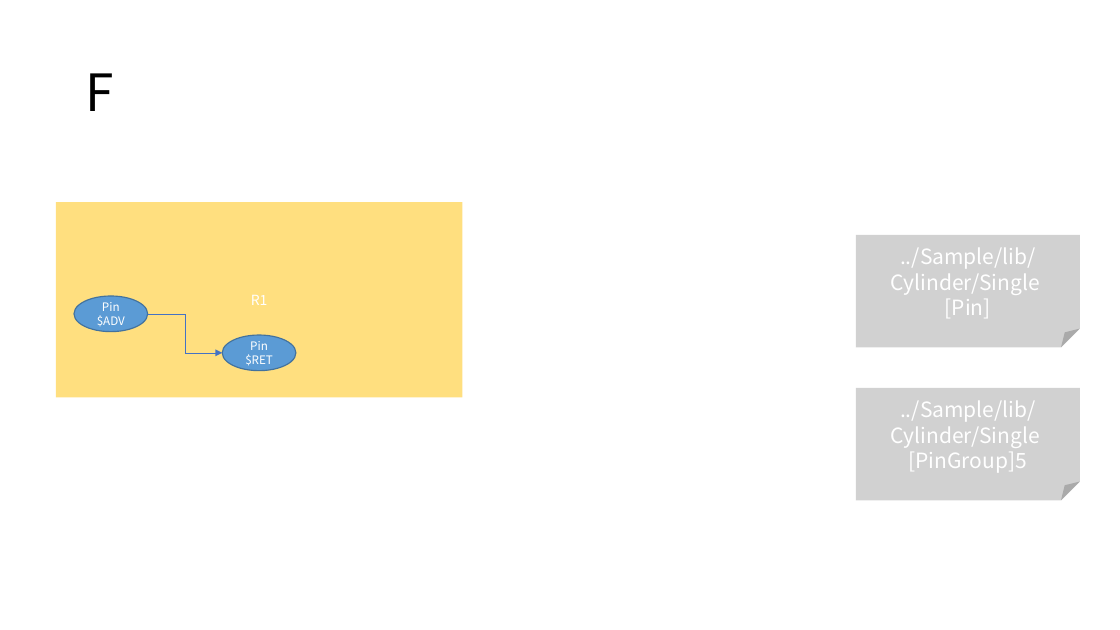
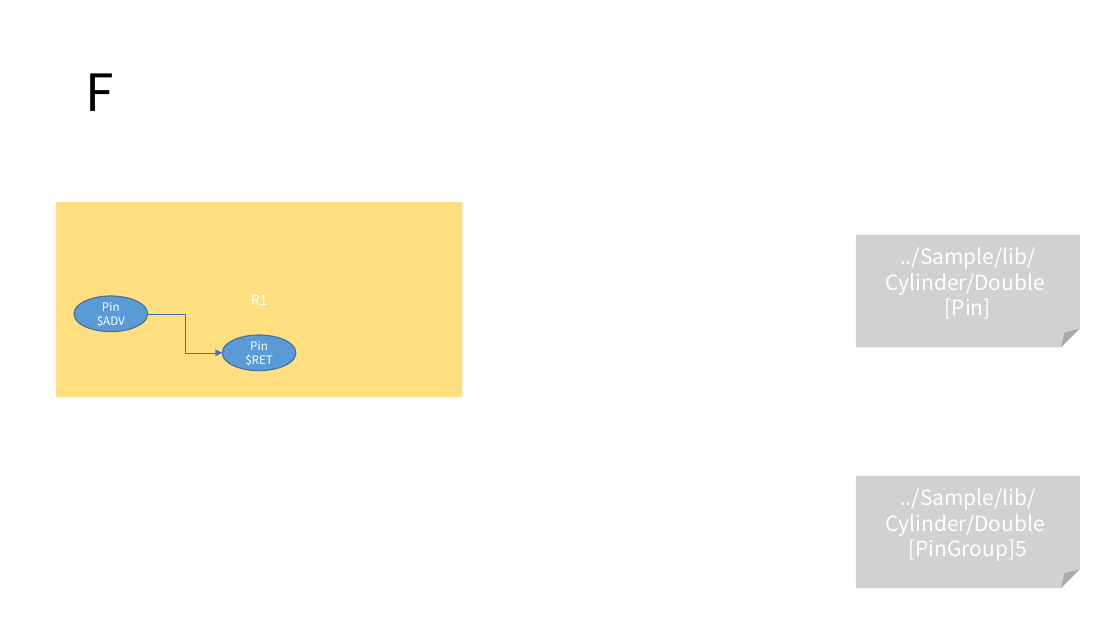
Before and after one commit to DualsoftDev/ds, a slide deck: slide 4 of DsDotNet/src/UnitTest/UnitTest.Engine/ImportOffice/Sample/s.pptx. Drawn at 1120x630 pixels with LibreOffice and Linux fonts; fonts in the diff are those of the drawing. Boxes give left, top, right and bottom in pixels: in the first picture for what was removed or moved away, otherwise in the second. Text is boxed around its words. In the diff, an @@ line names an element or a change of style, - is before the commit and + after.

```diff
--- a/DsDotNet/src/UnitTest/UnitTest.Engine/ImportOffice/Sample/s.pptx
+++ b/DsDotNet/src/UnitTest/UnitTest.Engine/ImportOffice/Sample/s.pptx
@@ text in folded corner at box(886, 248, 1045, 294): text changed @@
-../Sample/lib/Cylinder/Single
+../Sample/lib/Cylinder/Double
@@ folded corner "../Sample/lib/Cylinder/Double": place and size @@
-folded corner "../Sample/lib/Cylinder/Double" at box(856, 388, 1081, 501)
+folded corner "../Sample/lib/Cylinder/Double" at box(856, 476, 1081, 588)
@@ text in folded corner at box(886, 489, 1045, 535): text changed @@
-../Sample/lib/Cylinder/Single
+../Sample/lib/Cylinder/Double
```
Also in this commit, not shown: 2 other slides changed, 26 other files.
